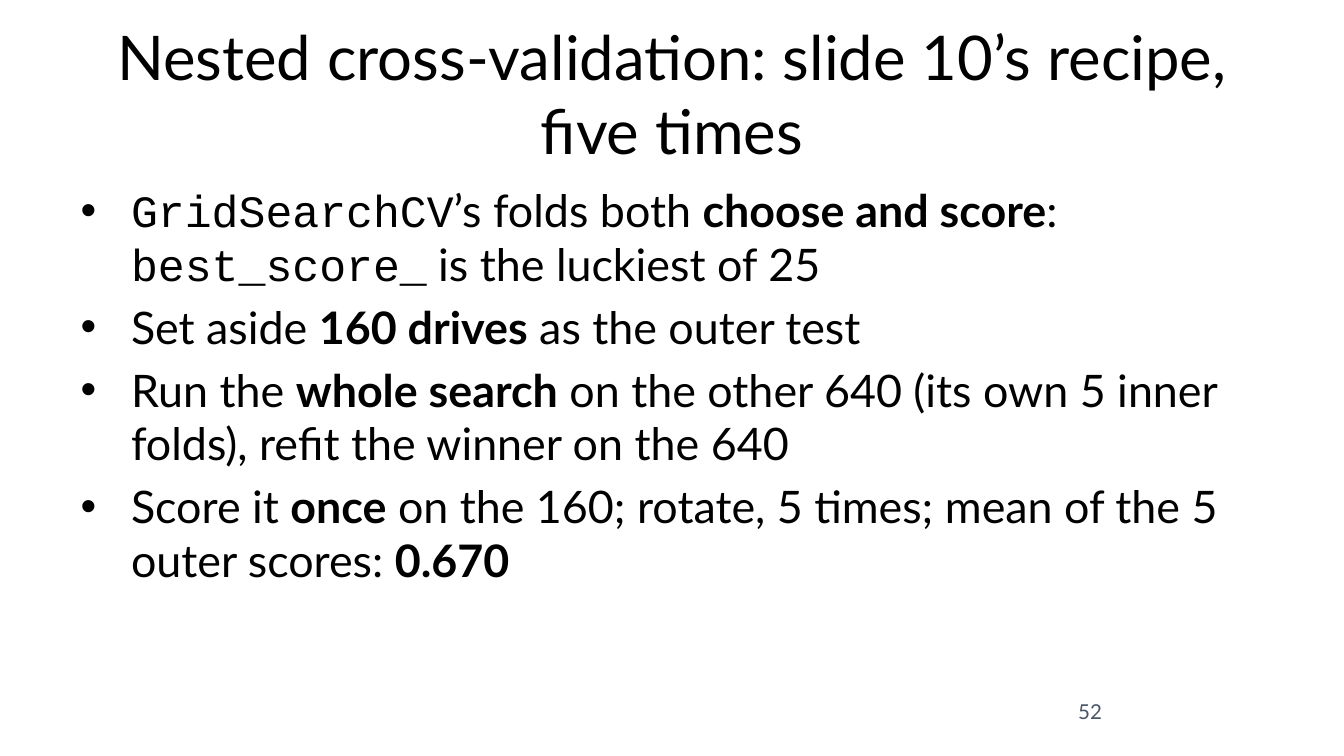
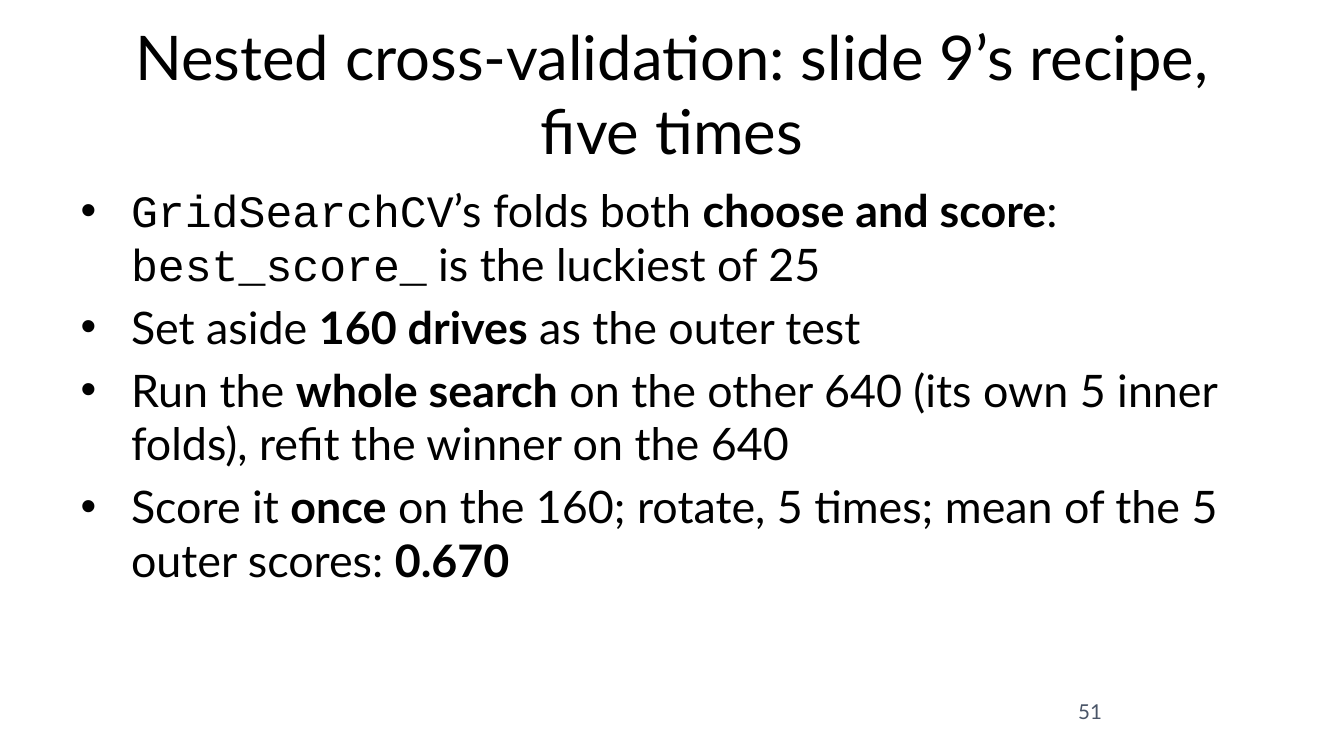
Before and after one commit to fabioantonini/technologies-for-artificial-intelligence, a slide deck: slide 51 of Lessons/05_experimental_methodology/Slides/experimental_methodology_slides.pptx (slide 52 before the commit). Drawn at 1344x756 pixels with LibreOffice and Linux fonts; fonts in the diff are those of the drawing; background and template pictures are left out. Boxes give left, top, right and bottom in pixels: in the first picture for what was removed or moved away, otherwise in the second. Text is boxed around its words. In the diff, an @@ line names an element or a change of style, - is before the commit and + after.

```diff
--- a/Lessons/05_experimental_methodology/Slides/experimental_methodology_slides.pptx
+++ b/Lessons/05_experimental_methodology/Slides/experimental_methodology_slides.pptx
@@ title at (x1=135, y1=33, x2=1209, y2=155): text changed @@
-Nested cross-validation: slide 10’s recipe, five times
+Nested cross-validation: slide 9’s recipe, five times
@@ page number at (x1=1078, y1=704, x2=1102, y2=719): text changed @@
-52
+51
```
Also in this commit, not shown: 11 other slides changed, 1 slide removed, 14 other files.
